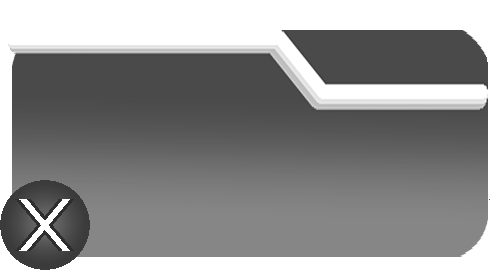
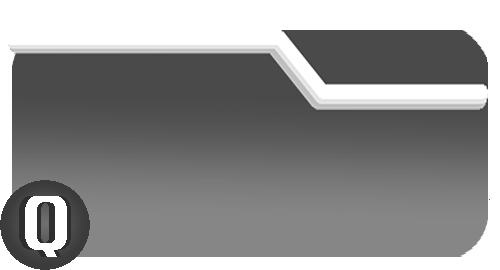
Before/after of a w=500, h=270 layered artwork. What changed in the layer stack:
renamed "X" to "Q", painted on it over (19, 196, 70, 257)
renamed "X" to "Q", painted on it over (23, 196, 74, 257)
renamed "X" to "Q", painted on it over (15, 196, 66, 257)
